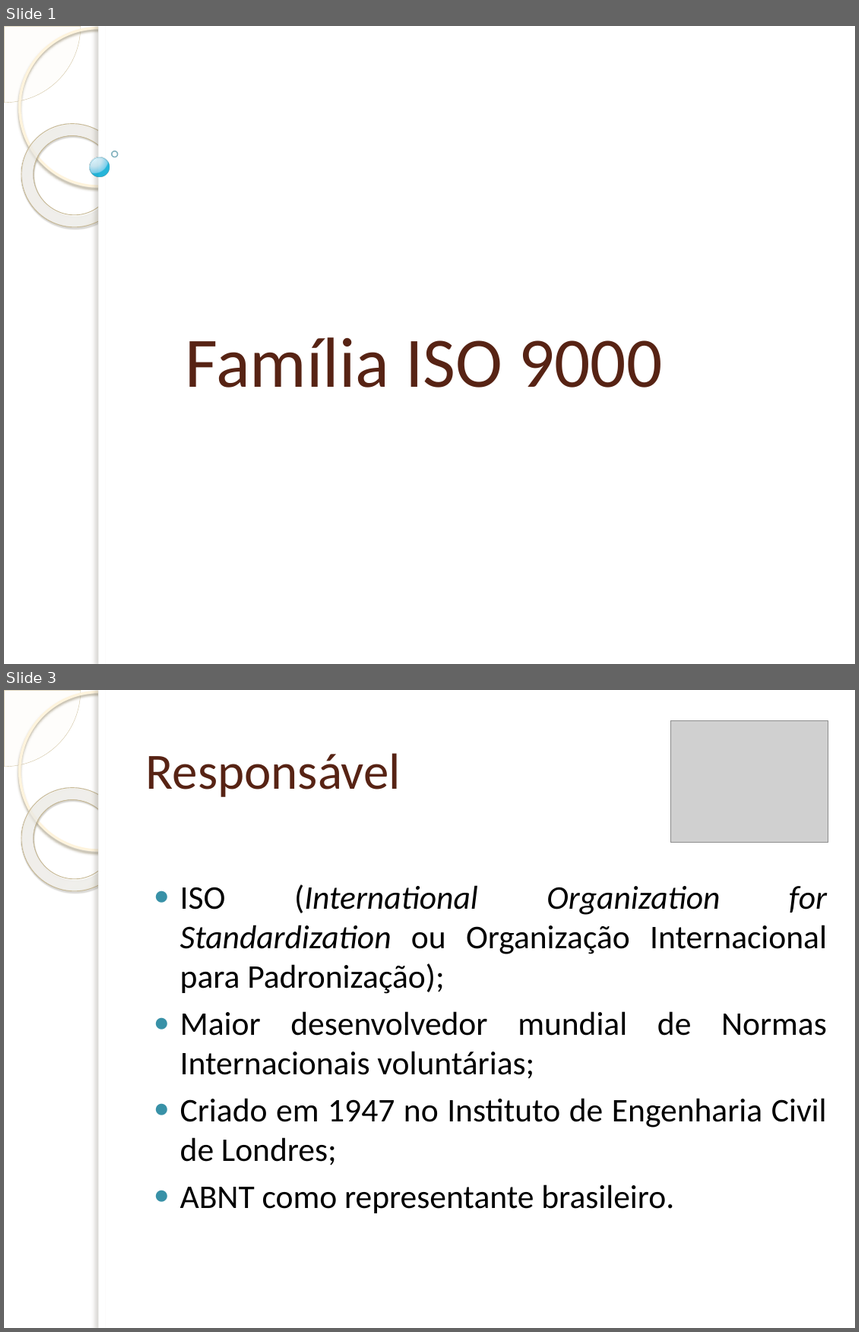
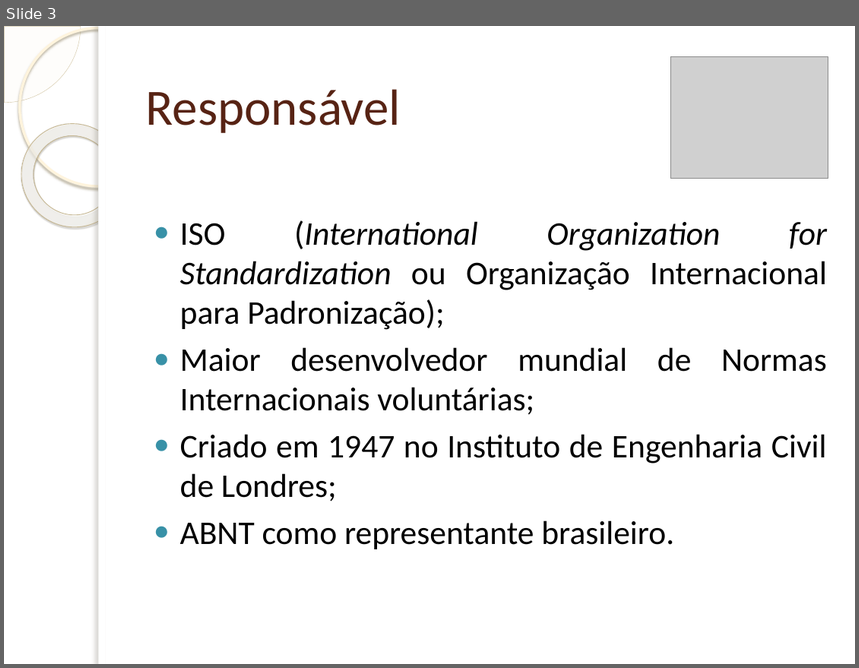
Before and after one commit to TZNaso/QS, a slide deck: Família ISO 9000.pptx. Shown one above the other, each under a label of ours: slides 1 and 3 before the commit, slide 3 after it; the slides between them are not shown. The pictures are 859x1332 and 859x668 pixels, drawn with LibreOffice and Linux fonts; fonts in the diff are those of the drawing; grey boxes stand for pictures; background and template pictures are left out. Boxes give left, top, right and bottom in pixels: in the first picture for what was removed or moved away, otherwise in the second. Text is boxed around its words. In the diff, an @@ line names an element or a change of style, - is before the commit and + after.

```diff
--- a/Família ISO 9000.pptx
+++ b/Família ISO 9000.pptx
@@ slide 1 removed at [4, 26, 855, 664], background picture (left out); not listed: 5 template elements that a slide beside it also shows @@
@@ ellipse removed at [90, 158, 110, 177] @@
@@ ellipse removed at [112, 151, 118, 157] @@
@@ title removed at [186, 338, 662, 388] @@
-Família ISO 9000
```
Also in this commit, not shown: 3 slides changed, 17 slides added, 2 other slides removed, 1 other file.
